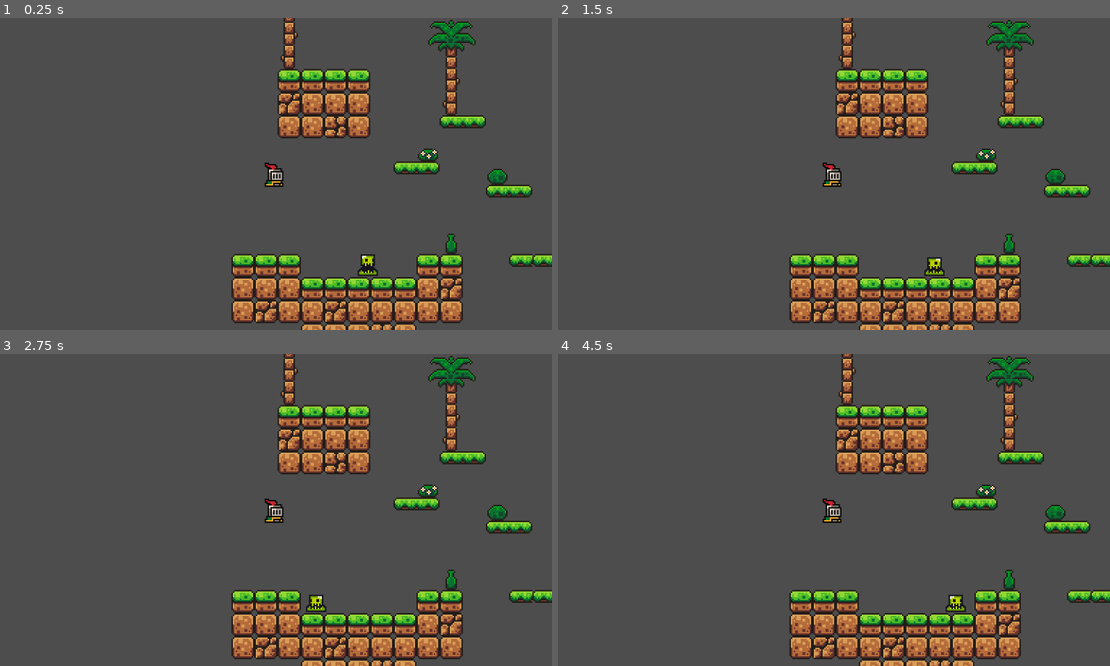
Above: before the commit, frames 1-4 (two rows, left to right).
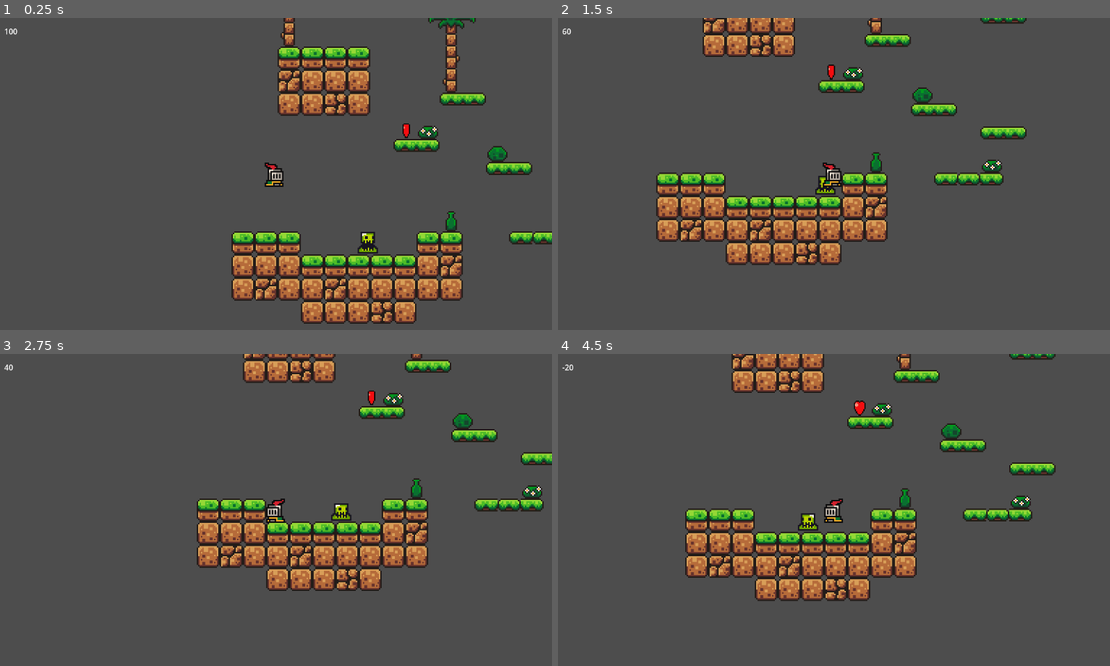
Above: after the commit, the same moments.

Repository: Prayagajith/The-game
Game: Godot game, scene res://Scenes/world.tscn
Two runs of this game, one before a commit and one after it. Both use one fixed random seed, a clock stepped at 60 frames per second and the inputs below.
Inputs:
- Up to frame 1 (0.25 s): no input
- Up to frame 2 (1.5 s): tap Enter (ui_accept) at 0.5 s; hold D (right) from 0.53 s (still down); tap Space (jump) at 0.6, 0.77, 1.07, 1.35 s
- Up to frame 3 (2.75 s): tap Space (jump) at 1.52, 1.82, 2.1 s; release D (right) at 2.03 s; hold A (left) from 2.03 s (still down)
- Up to frame 4 (4.5 s): release A (left) at 2.78 s; hold D (right) 2.78-4.28 s; tap Space (jump) at 2.85, 3.02, 3.32, 3.6, 3.77, 4.07, 4.35 s; hold A (left) from 4.28 s (still down)

The runs differ from the first frame. In frame 1, 15% of the frame differs, in the area x 0-100%, y 0-100%; in frame 2, 27%; in frame 3, 27%; in frame 4, 27%.
Error before the commit: Parse Error: Identifier "d" not declared in the current scope. (res://Scenes/player.gd:34)

Commit message:
fixed damage, added health_pickup, made some adjustments on the player movement, made changes to the platforms collision

Diff:
--- a/Scenes/enemy.gd
+++ b/Scenes/enemy.gd
@@ -2,9 +2,9 @@
 @onready var ray_cast_2d: RayCast2D = $RayCast2D
 @onready var ray_cast_2d_2: RayCast2D = $RayCast2D2
 @onready var animated_sprite_2d: AnimatedSprite2D = $AnimatedSprite2D
-@onready var player: CharacterBody2D = $"." as CharacterBody2D
+@onready var player: CharacterBody2D = $"../Player"
 
-@onready var node: Node = $Node
+
 
 var s=100
 var d=1
@@ -26,10 +26,6 @@
 	position.x += delta * d * s
 
 
-
-
-
-
 func _on_body_entered(body: Node2D) -> void:
-	player.health -= 20
-	print(player.health)
+	if body == player:
+		player.damage(20)
--- /dev/null
+++ b/Scenes/health_pickup.gd
@@ -0,0 +1,27 @@
+extends Area2D
+
+@onready var label: Label = $Label
+@onready var animated_sprite_2d: AnimatedSprite2D = $AnimatedSprite2D
+@onready var player: CharacterBody2D = $"../Player"
+@onready var timer: Timer = $Timer
+
+func _on_body_entered(body: Node2D) -> void:
+	if player.health == 100:
+		label.text = "health already full"
+		label.visible = true
+		timer.start()
+
+	if body == player and player.health != 100:
+		if player.health < 50:
+			player.health += 50
+
+		elif player.health > 50:
+			player.health = 100
+		queue_free()
+
+func _process(delta: float) -> void:
+	animated_sprite_2d.play("default")
+
+
+func _on_timer_timeout() -> void:
+	label.visible = false
--- /dev/null
+++ b/Scenes/health_pickup.tscn
@@ -0,0 +1,79 @@
+[gd_scene load_steps=11 format=3 uid="uid://dw27trvxpek75"]
+
+[ext_resource type="Texture2D" uid="uid://buenxdu2awhud" path="res://brackeys_platformer_assets/extra/image-removebg-preview.png" id="1_gvws8"]
+[ext_resource type="Script" uid="uid://cleqtr1irygvr" path="res://Scenes/health_pickup.gd" id="1_lj2jr"]
+[ext_resource type="FontFile" uid="uid://c5hwu00lin2el" path="res://DeterminationSansWebRegular-369X.ttf" id="3_18ac6"]
+
+[sub_resource type="AtlasTexture" id="AtlasTexture_lj2jr"]
+atlas = ExtResource("1_gvws8")
+region = Rect2(0, 306, 144, 153)
+
+[sub_resource type="AtlasTexture" id="AtlasTexture_18ac6"]
+atlas = ExtResource("1_gvws8")
+region = Rect2(152, 306, 144, 153)
+
+[sub_resource type="AtlasTexture" id="AtlasTexture_v1ck8"]
+atlas = ExtResource("1_gvws8")
+region = Rect2(304, 306, 144, 153)
+
+[sub_resource type="AtlasTexture" id="AtlasTexture_7wbxn"]
+atlas = ExtResource("1_gvws8")
+region = Rect2(456, 306, 144, 153)
+
+[sub_resource type="AtlasTexture" id="AtlasTexture_imvwe"]
+atlas = ExtResource("1_gvws8")
+region = Rect2(608, 306, 144, 153)
+
+[sub_resource type="SpriteFrames" id="SpriteFrames_grj36"]
+animations = [{
+"frames": [{
+"duration": 1.0,
+"texture": SubResource("AtlasTexture_lj2jr")
+}, {
+"duration": 1.0,
+"texture": SubResource("AtlasTexture_18ac6")
+}, {
+"duration": 1.0,
+"texture": SubResource("AtlasTexture_v1ck8")
+}, {
+"duration": 1.0,
+"texture": SubResource("AtlasTexture_7wbxn")
+}, {
+"duration": 1.0,
+"texture": SubResource("AtlasTexture_imvwe")
+}],
+"loop": true,
+"name": &"default",
+"speed": 12.0
+}]
+
+[sub_resource type="CapsuleShape2D" id="CapsuleShape2D_gvws8"]
+radius = 35.0
+height = 104.0
+
+[node name="health pickup" type="Area2D"]
+scale = Vector2(0.3, 0.3)
+script = ExtResource("1_lj2jr")
+
+[node name="AnimatedSprite2D" type="AnimatedSprite2D" parent="."]
+position = Vector2(117, -14)
+sprite_frames = SubResource("SpriteFrames_grj36")
+frame_progress = 0.834287
+
+[node name="CollisionShape2D" type="CollisionShape2D" parent="."]
+position = Vector2(114, -21)
+shape = SubResource("CapsuleShape2D_gvws8")
+
+[node name="Label" type="Label" parent="."]
+offset_left = -133.333
+offset_top = -290.0
+offset_right = 366.667
+offset_bottom = -115.0
+theme_override_fonts/font = ExtResource("3_18ac6")
+theme_override_font_sizes/font_size = 64
+
+[node name="Timer" type="Timer" parent="."]
+wait_time = 0.7
+
+[connection signal="body_entered" from="." to="." method="_on_body_entered"]
+[connection signal="timeout" from="Timer" to="." method="_on_timer_timeout"]
--- a/Scenes/node.gd
+++ /dev/null
@@ -1,16 +0,0 @@
-extends Node
-@onready var player: CharacterBody2D = $"."
-@onready var enemy: Area2D = $"."
-
-
-# Called when the node enters the scene tree for the first time.
-func _ready() -> void:
-	pass # Replace with function body.
-
-
-# Called every frame. 'delta' is the elapsed time since the previous frame.
-func _process(delta: float) -> void:
-	pass
-func damage(x):
-	player.health -= x
-	print(player.health)
--- a/Scenes/node.tscn
+++ /dev/null
@@ -1,8 +0,0 @@
-[gd_scene load_steps=2 format=3 uid="uid://bu6p47tei2n0x"]
-
-[ext_resource type="Script" uid="uid://dqhyrt6bept1q" path="res://Scenes/node.gd" id="1_5g7os"]
-
-[node name="Node" type="Node"]
-
-[node name="Node" type="Node" parent="."]
-script = ExtResource("1_5g7os")
--- a/Scenes/player.gd
+++ b/Scenes/player.gd
@@ -1,13 +1,13 @@
 extends CharacterBody2D
+
 @onready var label1: Label = $Label
-
-
+@onready var animated_sprite_2d: AnimatedSprite2D = $AnimatedSprite2D
 
 const SPEED = 300.0
-const JUMP_VELOCITY = -500.0
+const JUMP_VELOCITY = -700.0
 const FALL_VELOCITY = 300
-@onready var animated_sprite_2d: AnimatedSprite2D = $AnimatedSprite2D
-var health = 100
+var health : int = 100
+
 func _physics_process(delta: float) -> void:
 
 	# Add the gravity.
@@ -31,8 +31,15 @@
 		animated_sprite_2d.play("idle")
 	if direction:
 		velocity.x = direction * SPEED
-		d
 	else:
-		velocity.x = move_toward(velocity.x, 0, SPEED)
+		velocity.x = move_toward(velocity.x, 0, 30)
 	label1.text = str(health)
+
 	move_and_slide()
+
+func damage(x):
+	health-=x
+
+func respawn():
+	if health >= 0:
+		get_tree().reload_current_scene()
--- a/Scenes/player.tscn
+++ b/Scenes/player.tscn
@@ -293,9 +293,6 @@
 "name": &"run",
 "speed": 15.0
 }]
-
-[sub_resource type="RectangleShape2D" id="RectangleShape2D_v0iea"]
-size = Vector2(42, 54)
 
 [node name="Player" type="CharacterBody2D"]
 
@@ -303,18 +300,17 @@
 position = Vector2(67, 39)
 scale = Vector2(3, 3)
 sprite_frames = SubResource("SpriteFrames_x3wgy")
-animation = &"jump"
-frame_progress = 0.712151
-
-[node name="CollisionShape2D" type="CollisionShape2D" parent="."]
-position = Vector2(64, 48)
-shape = SubResource("RectangleShape2D_v0iea")
+animation = &"run"
 
 [node name="Camera2D" type="Camera2D" parent="."]
 position = Vector2(66, 48)
 
 [node name="Label" type="Label" parent="."]
-offset_left = -475.0
-offset_top = -253.0
-offset_right = -220.0
-offset_bottom = -194.0
+offset_left = -494.0
+offset_top = -260.0
+offset_right = -463.0
+offset_bottom = -233.0
+text = "	"
+
+[node name="CollisionPolygon2D" type="CollisionPolygon2D" parent="."]
+polygon = PackedVector2Array(82, 30, 52, 30, 52, 54, 49, 54, 49, 71, 85, 72, 85, 60, 82, 60, 82, 57, 85, 57, 85, 36, 82, 36)
--- a/Scenes/world.tscn
+++ b/Scenes/world.tscn
@@ -6,30 +6,30 @@
 [ext_resource type="Script" uid="uid://buhjxiolr51fa" path="res://Scenes/player.gd" id="4_fo5ed"]
 [ext_resource type="PackedScene" uid="uid://bbortbx4ex700" path="res://Scenes/kill_zone.tscn" id="5_fo5ed"]
 [ext_resource type="PackedScene" uid="uid://caxmiugaefbet" path="res://Scenes/enemy.tscn" id="6_5ukr8"]
-[ext_resource type="PackedScene" uid="uid://bu6p47tei2n0x" path="res://Scenes/node.tscn" id="7_o06y3"]
+[ext_resource type="PackedScene" uid="uid://dw27trvxpek75" path="res://Scenes/health_pickup.tscn" id="7_o06y3"]
 
 [sub_resource type="TileSetAtlasSource" id="TileSetAtlasSource_8j60k"]
 texture = ExtResource("1_go701")
 0:0/0 = 0
 0:0/0/physics_layer_0/polygon_0/points = PackedVector2Array(-8, -8, 8, -8, 8, 8, -8, 8)
 1:0/0 = 0
-1:0/0/physics_layer_0/polygon_0/points = PackedVector2Array(-8, -8, 8, -8, 8, 8, -8, 8)
+1:0/0/physics_layer_0/polygon_0/points = PackedVector2Array(-7.04805, -7.04805, 6.96415, -7.04805, 6.96415, 7.04805, -7.13196, 6.96415)
 2:0/0 = 0
-2:0/0/physics_layer_0/polygon_0/points = PackedVector2Array(-8, -8, 8, -8, 8, 8, -8, 8)
+2:0/0/physics_layer_0/polygon_0/points = PackedVector2Array(-7.04805, -7.04805, 6.96415, -7.04805, 6.96415, 7.04805, -7.13196, 6.96415)
 3:0/0 = 0
-3:0/0/physics_layer_0/polygon_0/points = PackedVector2Array(-8, -8, 8, -8, 8, 8, -8, 8)
+3:0/0/physics_layer_0/polygon_0/points = PackedVector2Array(-7.04805, -7.04805, 6.96415, -7.04805, 6.96415, 7.04805, -7.13196, 6.96415)
 4:0/0 = 0
-4:0/0/physics_layer_0/polygon_0/points = PackedVector2Array(-8, -8, 8, -8, 8, 8, -8, 8)
+4:0/0/physics_layer_0/polygon_0/points = PackedVector2Array(-7.04805, -7.04805, 6.96415, -7.04805, 6.96415, 7.04805, -7.13196, 6.96415)
 5:0/0 = 0
-5:0/0/physics_layer_0/polygon_0/points = PackedVector2Array(-8, -8, 8, -8, 8, 8, -8, 8)
+5:0/0/physics_layer_0/polygon_0/points = PackedVector2Array(-7.04805, -7.04805, 6.96415, -7.04805, 6.96415, 7.04805, -7.13196, 6.96415)
 6:0/0 = 0
-6:0/0/physics_layer_0/polygon_0/points = PackedVector2Array(-8, -8, 8, -8, 8, 8, -8, 8)
+6:0/0/physics_layer_0/polygon_0/points = PackedVector2Array(-7.04805, -7.04805, 6.96415, -7.04805, 6.96415, 7.04805, -7.13196, 6.96415)
 7:0/0 = 0
-7:0/0/physics_layer_0/polygon_0/points = PackedVector2Array(-8, -8, 8, -8, 8, 8, -8, 8)
+7:0/0/physics_layer_0/polygon_0/points = PackedVector2Array(-7.04805, -7.04805, 6.96415, -7.04805, 6.96415, 7.04805, -7.13196, 6.96415)
 8:0/0 = 0
-8:0/0/physics_layer_0/polygon_0/points = PackedVector2Array(-8, -8, 8, -8, 8, 8, -8, 8)
+8:0/0/physics_layer_0/polygon_0/points = PackedVector2Array(-7.04805, -7.04805, 6.96415, -7.04805, 6.96415, 7.04805, -7.13196, 6.96415)
 9:0/0 = 0
-9:0/0/physics_layer_0/polygon_0/points = PackedVector2Array(-8, -5.57562, 8, -5.93534, 8, 0.899294, -8, 1.25901)
+9:0/0/physics_layer_0/polygon_0/points = PackedVector2Array(-6.96415, -7.21587, 7.21586, -6.29291, 6.88024, 0.16781, -7.21587, -1.42639)
 10:0/0 = 0
 10:0/0/physics_layer_0/polygon_0/points = PackedVector2Array(-8, -5.57562, 8, -5.93534, 8, 0.899294, -8, 1.25901)
 11:0/0 = 0
@@ -177,11 +177,11 @@
 [sub_resource type="TileSetAtlasSource" id="TileSetAtlasSource_fo5ed"]
 texture = ExtResource("2_5a7ea")
 0:0/0 = 0
-0:0/0/physics_layer_0/polygon_0/points = PackedVector2Array(-8, -8, 8, -8, 8, 0, -8, -0.179857)
+0:0/0/physics_layer_0/polygon_0/points = PackedVector2Array(-5.8552, -6.92272, 8, -6.99164, 8, 0.286543, -5.95225, 0.0646982, -6.95507, -1.03517, -6.98742, -5.8552)
 1:0/0 = 0
-1:0/0/physics_layer_0/polygon_0/points = PackedVector2Array(-8, -8, 8, -8, 8, 0, -8, -0.179857)
+1:0/0/physics_layer_0/polygon_0/points = PackedVector2Array(-5.8552, -6.92272, 8, -6.99164, 8, 0.286543, -5.95225, 0.0646982, -6.95507, -1.03517, -6.98742, -5.8552)
 2:0/0 = 0
-2:0/0/physics_layer_0/polygon_0/points = PackedVector2Array(-8, -8, 8, -8, 8, 0, -8, -0.179857)
+2:0/0/physics_layer_0/polygon_0/points = PackedVector2Array(-8, -6.88024, 5.9199, -6.92272, 7.01977, -5.9846, 7.04565, -1.13513, 5.94966, 0.0782852, -8, -0.167811)
 0:1/0 = 0
 0:1/0/physics_layer_0/polygon_0/points = PackedVector2Array(-8, -8, 8, -8, 8, 0, -8, -0.179857)
 1:1/0 = 0
@@ -208,26 +208,27 @@
 
 [node name="World" type="Node2D"]
 
-[node name="TileMap" type="TileMap" parent="."]
+[node name="tiles" type="TileMap" parent="."]
 scale = Vector2(3, 3)
 tile_set = SubResource("TileSet_5ukr8")
 format = 2
 layer_0/tile_data = PackedInt32Array(458752, 0, 0, 458753, 0, 0, 458754, 0, 0, 524291, 0, 0, 524292, 0, 0, 524293, 0, 0 …(2220 unchanged characters)…
 
+[node name="Kill zone" parent="." instance=ExtResource("5_fo5ed")]
+position = Vector2(252, 556)
+
+[node name="enemy" parent="." instance=ExtResource("6_5ukr8")]
+visibility_layer = 2
+position = Vector2(114, 164)
+
+[node name="enemy2" parent="." instance=ExtResource("6_5ukr8")]
+visibility_layer = 2
+position = Vector2(1341, -28)
+
+[node name="health pickup" parent="." instance=ExtResource("7_o06y3")]
+position = Vector2(328, 133)
+
 [node name="Player" parent="." instance=ExtResource("3_8j60k")]
 visibility_layer = 2
 position = Vector2(23, 122)
 script = ExtResource("4_fo5ed")
-
-[node name="Kill zone" parent="." instance=ExtResource("5_fo5ed")]
-position = Vector2(252, 556)
-
-[node name="enemy" parent="." instance=ExtResource("6_5ukr8")]
-visibility_layer = 2
-position = Vector2(114, 164)
-
-[node name="enemy2" parent="." instance=ExtResource("6_5ukr8")]
-visibility_layer = 2
-position = Vector2(1341, -28)
-
-[node name="Node" parent="." instance=ExtResource("7_o06y3")]
--- a/project.godot
+++ b/project.godot
@@ -42,6 +42,10 @@
 ]
 }
 
+[physics]
+
+2d/default_gravity=1600.0
+
 [rendering]
 
 textures/canvas_textures/default_texture_filter=0
Binary file added: DeterminationSansWebRegular-369X.ttf
Not shown, added: DeterminationSansWebRegular-369X.ttf.import
Not shown, added: Scenes/health_pickup.gd.uid
Not shown, removed: Scenes/node.gd.uid
Not shown: 1 places in Scenes/player.tscn that only renumber resources
Binary file added: brackeys_platformer_assets/extra/animated heart.jpg
Not shown, added: brackeys_platformer_assets/extra/animated heart.jpg.import
Binary file added: brackeys_platformer_assets/extra/animated_heart-removebg-preview-removebg-preview.png
Not shown, added: brackeys_platformer_assets/extra/animated_heart-removebg-preview-removebg-preview.png.import
Binary file added: brackeys_platformer_assets/extra/health.jpg
Not shown, added: brackeys_platformer_assets/extra/health.jpg.import
Binary file added: brackeys_platformer_assets/extra/image-removebg-preview.png
(and 1 more such lines)
